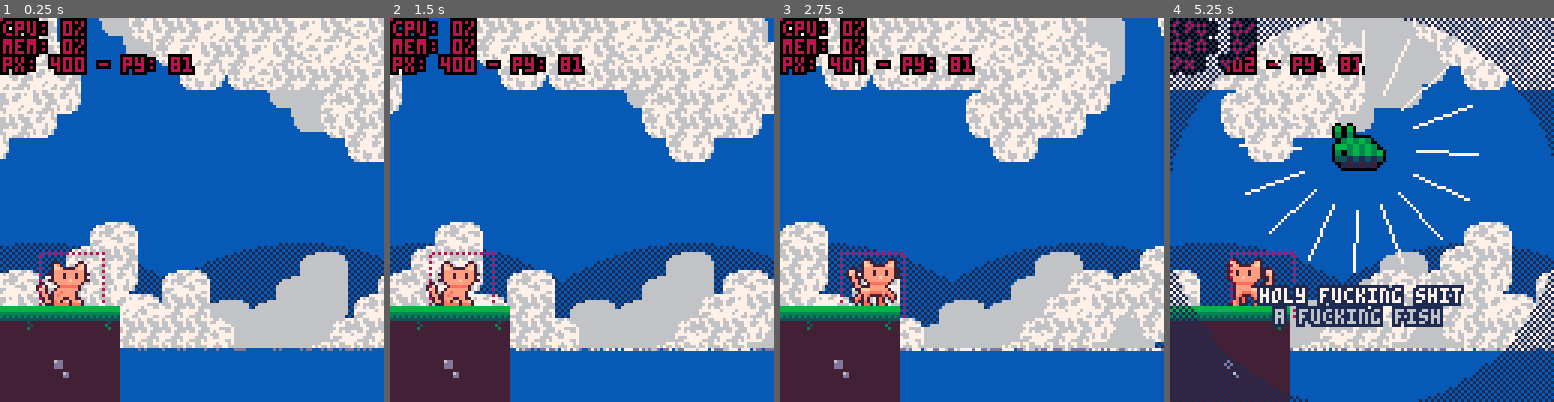
Above: before the commit, frames 1-4 (left to right).
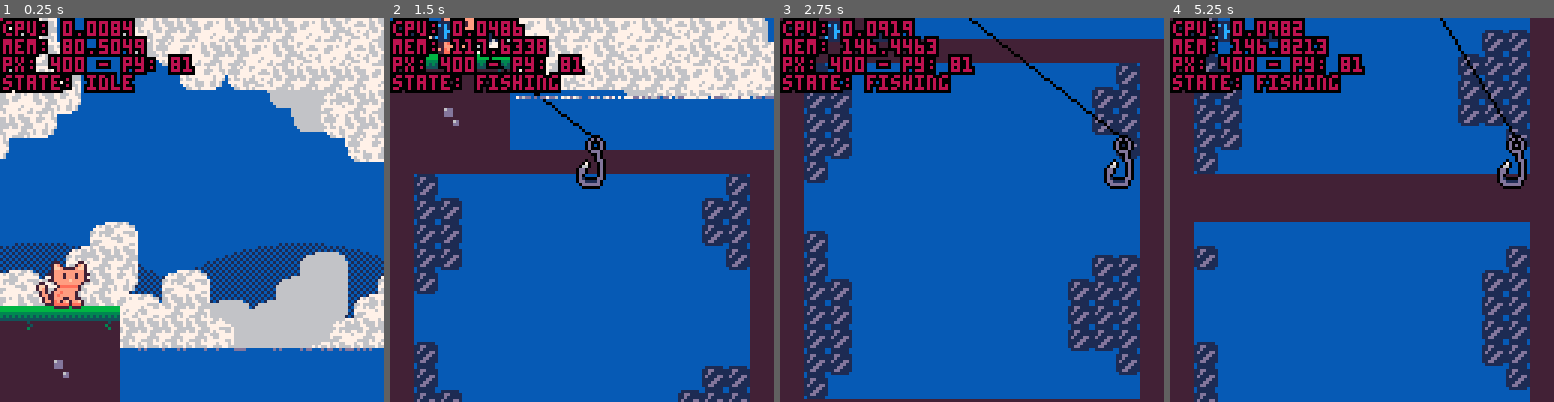
Above: after the commit, the same moments.

Repository: alexhlocke/AlexKotaFirstCart
Game: PICO-8 cartridge main_cart.p8
The game is run twice, just before and just after one commit, with the same random seed, the same clock (stepped at 60 frames per second) and the same inputs.
Inputs:
- Up to frame 1 (0.25 s): no input
- Up to frame 2 (1.5 s): tap X (X key) at 0.33, 1.07 s; tap O (Z key) at 0.7 s
- Up to frame 3 (2.75 s): hold Right 1.6-2.1 s; tap O (Z key) at 1.7, 2.1, 2.5 s; tap X (X key) at 1.85 s; hold Up 2.15-2.42 s; hold Right from 2.47 s (still down)
- Up to frame 4 (5.25 s): tap O (Z key) every 0.4 s from 2.9 to 4.9 s; tap X (X key) at 2.97, 4.08, 5.2 s; release Right at 3.03 s; hold Left 3.08-3.58 s; hold Down 3.63-3.97 s; hold Right 4.02-4.68 s; hold Up 4.73-5.03 s; hold Left from 5.08 s (still down)

The runs differ from the first frame. In frame 1, 3.2% of the frame differs, in the area x 0-39%, y 0-76%; in frame 2, 55%; in frame 3, 57%; in frame 4, 73%, in the area x 0-100%, y 0-100%.

Commit message:
All features combined in Main cart

Diff:
--- a/alex_fishart.p8
+++ b/archive/alex_fishart.p8
@@ -193,9 +193,7 @@
  ,w=2,h=2
  ,scale=2
  ,shinycols={
-   {4,2}
-  ,{9,14}
-  ,{10,8}
+   {11,2}
  }
 }
 
@@ -221,11 +219,17 @@
  y+=5*sin(t()/2)
  draw_flourish_lines(63,y+14)
 
--- set_shiny_pal(fish)
+ -- shiny (debug)
+ set_shiny_pal(fish)
+
+ --draw fish
 	osspr(0, fish.sprt%16*8,flr(fish.sprt/16)*8
   ,w,h
   ,63-w*scale/2,y-h*scale/2
   ,w*scale,h*scale)
+
+ --reset pal incase shiny
+ rp()
 
  bprint("holy fucking shit",30,90,15,1)
  bprint("a fucking fish",35,97,14,1)
--- a/main_cart.p8
+++ b/main_cart.p8
@@ -27,6 +27,8 @@
 
 function _update()
  _upd()
+ debug[1]="cpu: "..stat(1)
+ debug[2]="mem: "..stat(0)
 end
 
 
@@ -116,9 +118,6 @@
 --debug
 debug={}
 
-debug[1]="cpu: "..flr(stat(1)*100).."%"
-debug[2]="mem: "..flr(stat(0)/2048).."%"
-
 show_debug=true
 function print_debug()
  for i=1,10 do
@@ -137,10 +136,15 @@
 function init_game()
  --freeze player
  player.state="frozen"
+
  --set pallete
  poke( 0x5f2e, 1 ) --endable hidden colors
  custom_palette = {[0]=0,1,140,12,131,3,139,130,136,14,142,143,15,13,6,7}
 	pal( custom_palette, 1 )
+
+	--debug
+	--add show debug menu item
+	menuitem(1,"debug on/off",function()show_debug = not show_debug end)
 end
 
 
@@ -148,11 +152,17 @@
  --update/move player
  update_player()
 
+ --update minigame if active
+ if(do_minigame)update_minigame()
+
  --update cam
  update_cam()
 
  --update fx
  update_fx()
+
+ --debug
+ if(btnp(❎))start_fishing()
 end
 
 
@@ -167,14 +177,17 @@
  draw_water(110) --water y
 
  --draw map
- map(0,0,0,0,128,128)
+ map()
+ --water to block map (ghetto)
+ rectfill(384,256,700,700,2)
 
  --draw player
  draw_player()
 
  --==fishing==--
-  draw_hook()
-  --draw fish
+ if do_minigame then
+  draw_minigame()
+ end
 
 
  --== draw foreground details
@@ -191,19 +204,19 @@
 
  --fish display [debug]
  --display_fish=rnd(fishes)
- if(btn(❎))then
-  display_fish=fishes[1]
-  draw_fish_got(display_fish)
- else
-  display_fish=rnd(fishes)
- end
+-- if(btn(❎))then
+--  display_fish=fishes[3]
+--  draw_fish_got(display_fish)
+-- else
+--  display_fish=rnd(fishes)
+-- end
 end
 
 
 --== main menu ==---------------
 
 
-show_menu=true
+show_menu=false
 
 --displays menu overlay on top
 --of game
@@ -230,18 +243,20 @@
 --[[ fish structure
  name, scale, sprt (sprite #)
  , w, h (sprite width/height)
+ ,shinycols
 ]]--
 
 fishes={
 } --arcetype table
 
 --add fish to fishes table
-function make_fish(name,sprt,w,h,scale)
+function make_fish(name,sprt,w,h,scale,shinycols)
  add(fishes,
   {name=name
   ,sprt=sprt
   ,w=w,h=h
-  ,scale=scale}
+  ,scale=scale
+  ,shinycols=shinycols}
  )
 end
 
@@ -249,9 +264,10 @@
 --◆this can be optimized for
 --tokens if need be
 function init_fish()
+ --default scale = 2
  --1x1 fish
  make_fish("mOSS sLUG"
-  ,135,1,1,2)
+  ,135,1,1,2,{{6,3},{5,2},{4,1}})
  make_fish("fish 1"
   ,136,1,1,2)
  make_fish("fish 2"
@@ -264,6 +280,8 @@
   ,153,1,1,2)
  make_fish("sHRIMP"
   ,154,1,1,1)
+ make_fish("jUMBO sHRIMP"
+  ,154,1,1,3)
  make_fish("fish 7"
   ,155,1,1,2)
  make_fish("fish 8"
@@ -281,11 +299,11 @@
  make_fish("fish 12"
   ,172,2,2,2)
  make_fish("aMGLERFISH"
-  ,174,2,2,2)
+  ,174,2,2,2,{{6,15},{5,15},{4,15},{1,14},{7,13},{11,0},{12,15}})
 
  --xl fish
  make_fish("sWORDFISH"
-  ,140,4,2,3)
+  ,140,4,2,3,{{3,9},{2,8},{1,7}})
 
 
 -- make_fish("rainbow trout"
@@ -333,11 +351,21 @@
  y+=5*sin(t()/2)
  draw_flourish_lines(cam.x+63,cam.y+y+14)
 
--- set_shiny_pal(fish)
+ --draw fish
 	osspr(0, fish.sprt%16*8,flr(fish.sprt/16)*8
   ,w,h
   ,cam.x+63-w*scale/2,cam.y+y-h*scale/2
   ,w*scale,h*scale)
+
+ --shiny (debug)
+ set_shiny_pal(fish)
+
+ sspr(fish.sprt%16*8,flr(fish.sprt/16)*8
+  ,w,h
+  ,cam.x+63-w*scale/2,cam.y+y-h*scale/2
+  ,w*scale,h*scale)
+
+ rp()
 
  bprint("holy fucking shit",cam.x+30,cam.y+90,15,1)
  bprint("a fucking fish",cam.x+35,cam.y+97,14,1)
@@ -358,24 +386,32 @@
 
 --shiny pal
 function set_shiny_pal(fish)
+ if(fish.shinycols==nil)return
  scols=fish.shinycols
  for i=1,#scols do
   pal(scols[i][1],scols[i][2])
  end
 end
+
+
 -->8
 --minigame
 
 
 --== hook / tables ==------------------
 
+minigame_state="inactive"
+--,inactive,starting,sinking,...
+do_minigame=false
 
 hook={
-  x=20 --default x
+  x=447 --default x
  ,y=90 --default y
  ,xmin=385 ,xmax=449
  ,speed=1
- ,sprt=6
+ ,xspeed=2
+ ,sprt=47
+ ,w=1,h=2
  --states: inactive,starting,active
  ,state="inactive"
 
@@ -393,8 +429,11 @@
 
  --if state=inactive dont draw
  if(s.state!="inactive")then
-  spr(s.sprt,s.x,s.y,1,1)
- end
+  ospr(0,s.sprt,s.x,s.y,s.w,s.h)
+ end
+
+ --draw fishing line
+ line(s.x+5,s.y,player.x+9,player.y+10,0)
 end
 
 
@@ -407,7 +446,59 @@
   --player anim
   --move bobber
 
- --
+ --set states
+ hook.state="active"
+ player.state="fishing"
+ minigame_state="starting"
+
+ do_minigame=true
+end
+
+
+function update_minigame()
+ --update hook
+ --sink hook
+ hook.y+=hook.speed
+
+ --hook x movement
+ if(btn(⬅️))then
+  hook.x-=hook.xspeed
+ end
+ if(btn(➡️))then
+  hook.x+=hook.xspeed
+ end
+
+ --clamp hook pos
+ if(hook.x<384)hook.x=384
+ if(hook.x>504)hook.x=504
+end
+
+
+fishing_bgy=128
+fishing_bgy2=256
+function draw_minigame()
+ --draw water bg
+ if(cam.y>128)then
+  --cam dif
+  cd1=cam.y-fishing_bgy
+  cd2=cam.y-fishing_bgy2
+  if(cd1>=128)then
+   fishing_bgy+=2*cd1
+  end
+  if(cd2>=128)then
+   fishing_bgy2+=2*cd2
+  end
+
+  --bg map tiles
+	 map(48,16,384,fishing_bgy,16,16)
+	 map(64,16,384,fishing_bgy2,16,16)
+ end
+
+ --hook
+ draw_hook()
+
+ --print ui
+ bprint("depth: "..hook.y-70,cam.x+2,cam.y+2,3,1)
 end
 -->8
 --player / cam
@@ -453,13 +544,26 @@
  local s=player
  frame+=1
 
---sprites for animation
+ --sprites for animation
 	if(frame%4==0) then
 		cat_tail()
 		walk_spr()
 	end
 
+	--default state
+	if(s.state=="fishing") then
+
+	else
+	 if(btn(⬅️)or btn(➡️))then
+	  s.state="walking"
+	 else
+	  s.state="idle"
+	 end
+	end
+
  --== movement ==--
+ --if state=walking move
+ if(s.state=="walking") then
 
 		--sprint if 🅾️
 		if(btn(🅾️))then
@@ -471,14 +575,14 @@
 		--move player
 		if(btn(⬅️))then
 		 s.x-=s.speed
-		 s.state="walking"
+		 --s.state="walking"
 		 s.direct=true
 		else if(btn(➡️)) then
 		 s.x+=s.speed
-		 s.state="walking"
+		 --s.state="walking"
 		 s.direct=false
 		else
-			s.state="idle"
+			--s.state="idle"
 		end
 
 		--clamp pos
@@ -489,6 +593,8 @@
 		 s.x=s.xr_limit
 		end
 
+	end
+
 
  --== interations ==--
 
@@ -509,6 +615,7 @@
 
 	--debug
 	debug[3]="px: "..player.x.." - py: "..player.y
+ debug[4]="state: "..player.state
 end
 
 
@@ -524,8 +631,6 @@
  	rect(hb.x1,hb.y1,hb.x2,hb.y2,8)
  	fillp()
  end
-
-		map(0,0,0,0,128,128)
 end
 
 
@@ -534,6 +639,14 @@
 cam={x=0,y=0}
 
 function update_cam()
+ --if minigame
+ if(player.state=="fishing")then
+  cam.x=384
+  cam.y=hook.y-40
+  camera(cam.x,cam.y)
+  return
+ end
+
  local px=player.x
 
  --stop camera for static rooms
@@ -579,7 +692,8 @@
 function cat_animation(x,y)
 		local s=player
 
-			if(s.state == "idle") then
+			if(s.state == "idle"
+			or s.state == "fishing") then
 					spr(s.s0,x,y,2,2,s.direct)
 					if (s.direct) then
 					spr(s.tail,x+14,y+7,1,1,s.direct)
@@ -855,18 +969,18 @@
 4343434343434343434343434343435343434343434343434343434354434343434343434343434343434343544343434343534343000000000000000000000040000000000000000000000000000040400000000000000000000000000000404000000000000000000000000000004040000000000000000000000000000040
 4343534343434343434343544343434343434343434343435343434343434343434343434343435443434343434343544343434343000000000000000000000040404040404040404040404040404040404040404040404040404040404040404040404040404040404040404040404040404040404040404040404040404040
 747474747474747474747474747474747474747474747474747474747474747474747474747474747474747474747474434343434343434343434343434343434343434343434343434343434343434340404040404040404040404040404040404040404040404040404040404040404e4f4e5f00006d4e4e4f4e4e4e4f4e4d
-740000000000000000000000000000747400000000000000000000000000007474000000000000000000000000000074430000000000000000000000000000434300000000000000000000000000004340000000000000000000000000000040400000000000000000000000000000404e4d4e5e0000006d4f4e4e4f4e4d4f4d
-740000000000000000000000000000747400000000000000000000000000007474000000000000000000000000000074430000000000000000000000000000434300000000000000000000000000004340000000000000000000000000000040400000000000000000000000000000404f4e4f4e000000006d6e6d4d4e4e4e4e
-740000000000000000000000000000747400000000000000000000000000007474000000000000000000000000000074430000000000000000000000000000434300000000000000000000000000004340000000000000000000000000000040400000000000000000000000000000404e4f4e6e000000000000000000005d4e
-740000000000000000000000000000747400000000000000000000000000007474000000000000000000000000000074430000000000000000000000000000434300000000000000000000000000004340000000000000000000000000000040400000000000000000000000000000404e4e6e00000000000000000000006d4e
-740000000000000000000000000000747400000000000000000000000000007474000000000000000000000000000074430000000000000000000000000000434300000000000000000000000000004340000000000000000000000000000040400000000000000000000000000000406e00000000000000000000000000006d
-7400000000000000000000000000007474000000000000000000000000000074740000000000000000000000000000744300000000000000000000000000004343000000000000000000000000000043400000000000000000000000000000404000000000000000000000000000004000000000000000005d5e000000000000
-74000000000000000000000000000074740000000000000000000000000000747400000000000000000000000000007443000000000000000000000000000043430000000000000000000000000000434000000000000000000000000000004040000000000000000000000000000040000000000000005d4e4e000000005f00
-74000000000000000000000000000074740000000000000000000000000000747400000000000000000000000000007443000000000000000000000000000043430000000000000000000000000000434000000000000000000000000000004040000000000000000000000000000040000000005d5e5d4e4e6e5f5d5e000000
-740000000000000000000000000000747400000000000000000000000000007474000000000000000000000000000074430000000000000000000000000000434300000000000000000000000000004340000000000000000000000000000040400000000000000000000000000000400000005d4f4e4e4e4e4f5e4e4e000000
-7400000000000000000000000000007474000000000000000000000000000074740000000000000000000000000000744300000000000000000000000000004343000000000000000000000000000043400000000000000000000000000000404000000000000000000000000000004000005d4e4e6e006d4e4e4e4e4e5e0000
-74000000000000000000000000000074740000000000000000000000000000747400000000000000000000000000007443000000000000000000000000000043430000000000000000000000000000434000000000000000000000000000004040000000000000000000000000000040005d4e4e4e0000006d4e4e4e4e6e0000
-740000000000000000000000000000747400000000000000000000000000007474000000000000000000000000000074430000000000000000000000000000434300000000000000000000000000004340000000000000000000000000000040400000000000000000000000000000404f4e4f4e4e5e5f00004e4d4e4e4f5e5d
-740000000000000000000000000000747400000000000000000000000000007474000000000000000000000000000074430000000000000000000000000000434300000000000000000000000000004340000000000000000000000000000040400000000000000000000000000000404e4e4e4f4e4e5e00004e4e4e4e4e4f4d
-740000000000000000000000000000747400000000000000000000000000007474000000000000000000000000000074430000000000000000000000000000434300000000000000000000000000004340000000000000000000000000000040400000000000000000000000000000404e4f4e4e4e4f4e5e5d4f4e4f4e4e4e4e
+740000000000000000000000000000747400000000000000000000000000007474000000000000000000000000000074437000000000000000000000000070434300000000000000000000000000004340000000000000000000000000000040400000000000000000000000000000404e4d4e5e0000006d4f4e4e4f4e4d4f4d
+740000000000000000000000000000747400000000000000000000000000007474000000000000000000000000000074437070000000000000000000007070434370000000000000000000000000704340000000000000000000000000000040400000000000000000000000000000404f4e4f4e000000006d6e6d4d4e4e4e4e
+740000000000000000000000000000747400000000000000000000000000007474000000000000000000000000000074437070000000000000000000007070434300000000000000000000000070704340000000000000000000000000000040400000000000000000000000000000404e4f4e6e000000000000000000005d4e
+740000000000000000000000000000747400000000000000000000000000007474000000000000000000000000000074437070000000000000000000000070434300000000000000000000000070704340000000000000000000000000000040400000000000000000000000000000404e4e6e00000000000000000000006d4e
+740000000000000000000000000000747400000000000000000000000000007474000000000000000000000000000074437000000000000000000000000000434300000000000000000000000070704340000000000000000000000000000040400000000000000000000000000000406e00000000000000000000000000006d
+7400000000000000000000000000007474000000000000000000000000000074740000000000000000000000000000744300000000000000000000000000004343700000000000000000000000707043400000000000000000000000000000404000000000000000000000000000004000000000000000005d5e000000000000
+74000000000000000000000000000074740000000000000000000000000000747400000000000000000000000000007443000000000000000000000000000043437000000000000000000000000070434000000000000000000000000000004040000000000000000000000000000040000000000000005d4e4e000000005f00
+74000000000000000000000000000074740000000000000000000000000000747400000000000000000000000000007443700000000000000000000000000043437000000000000000000000000000434000000000000000000000000000004040000000000000000000000000000040000000005d5e5d4e4e6e5f5d5e000000
+740000000000000000000000000000747400000000000000000000000000007474000000000000000000000000000074437000000000000000000000007070434370000000000000000000000000004340000000000000000000000000000040400000000000000000000000000000400000005d4f4e4e4e4e4f5e4e4e000000
+7400000000000000000000000000007474000000000000000000000000000074740000000000000000000000000000744370700000000000000000007070704343700000000000000000000000000043400000000000000000000000000000404000000000000000000000000000004000005d4e4e6e006d4e4e4e4e4e5e0000
+74000000000000000000000000000074740000000000000000000000000000747400000000000000000000000000007443707000000000000000000070707043437000000000000000000000007070434000000000000000000000000000004040000000000000000000000000000040005d4e4e4e0000006d4e4e4e4e6e0000
+740000000000000000000000000000747400000000000000000000000000007474000000000000000000000000000074437070000000000000000000707070434370000000000000000000000070704340000000000000000000000000000040400000000000000000000000000000404f4e4f4e4e5e5f00004e4d4e4e4f5e5d
+740000000000000000000000000000747400000000000000000000000000007474000000000000000000000000000074437070000000000000000000000070434300000000000000000000000000704340000000000000000000000000000040400000000000000000000000000000404e4e4e4f4e4e5e00004e4e4e4e4e4f4d
+740000000000000000000000000000747400000000000000000000000000007474000000000000000000000000000074437000000000000000000000000000434300000000000000000000000000704340000000000000000000000000000040400000000000000000000000000000404e4f4e4e4e4f4e5e5d4f4e4f4e4e4e4e
 747474747474747474747474747474747474747474747474747474747474747474747474747474747474747474747474434343434343434343434343434343434343434343434343434343434343434308080808080808080808080808080808080808080808080808080808080808084e4e4e4f4e4e4e4f4e4e4e4e4f4e4f4e
Renamed: alex_maptiles.p8 -> archive/alex_maptiles.p8
Renamed: cat_animation.p8 -> archive/cat_animation.p8
Renamed: maptiles.p8 -> archive/maptiles.p8
Renamed: minigame.p8 -> archive/minigame.p8
Renamed: old_main_cart3.p8 -> archive/old_main_cart3.p8
Not shown, changed: 24 lines of the sprite sheet (__gfx__) section of main_cart.p8
